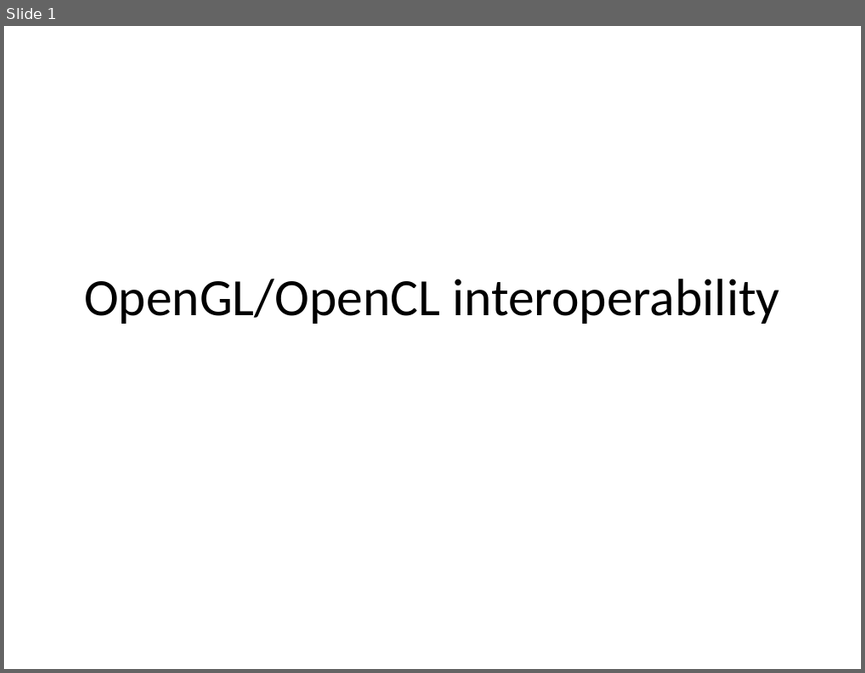
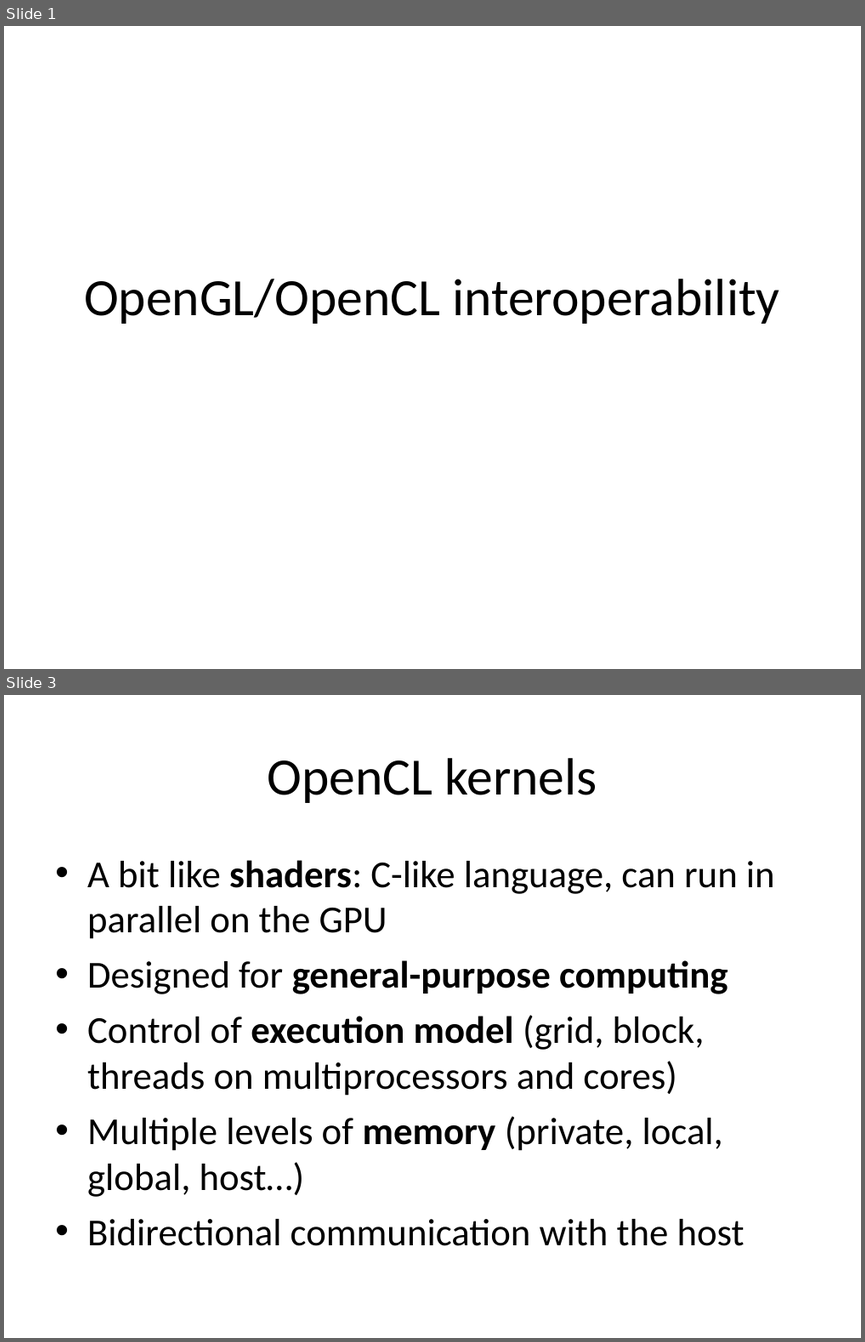
Before and after one commit to vispy/codecamp-esrf-2014, a slide deck: cr/7-glcl/glcl.ppt. Shown one above the other, each under a label of ours: slide 1 before the commit, slides 1 and 3 after it; the slides between them are not shown. The pictures are 865x673 and 865x1342 pixels, drawn with LibreOffice and Linux fonts; fonts in the diff are those of the drawing. Boxes give left, top, right and bottom in pixels: in the first picture for what was removed or moved away, otherwise in the second. Text is boxed around its words. In the diff, an @@ line names an element or a change of style, - is before the commit and + after.

```diff
--- a/cr/7-glcl/glcl.ppt
+++ b/cr/7-glcl/glcl.ppt
@@ slide 3 added at [4, 695, 861, 1338], background #FFFFFF @@
@@ title added at [268, 758, 596, 803], 44 pt, text #000000 @@
+OpenCL kernels
@@ text added at [87, 860, 775, 1246], 32 pt, text #000000 @@
+• A bit like shaders: C-like language, can run in parallel on the GPU
+• Designed for general-purpose computing
+• Control of execution model (grid, block, threads on multiprocessors and cores)
+• Multiple levels of memory (private, local, global, host…)
+• Bidirectional communication with the host
```
Also in this commit, not shown: 4 other slides added, 1 slide removed.
